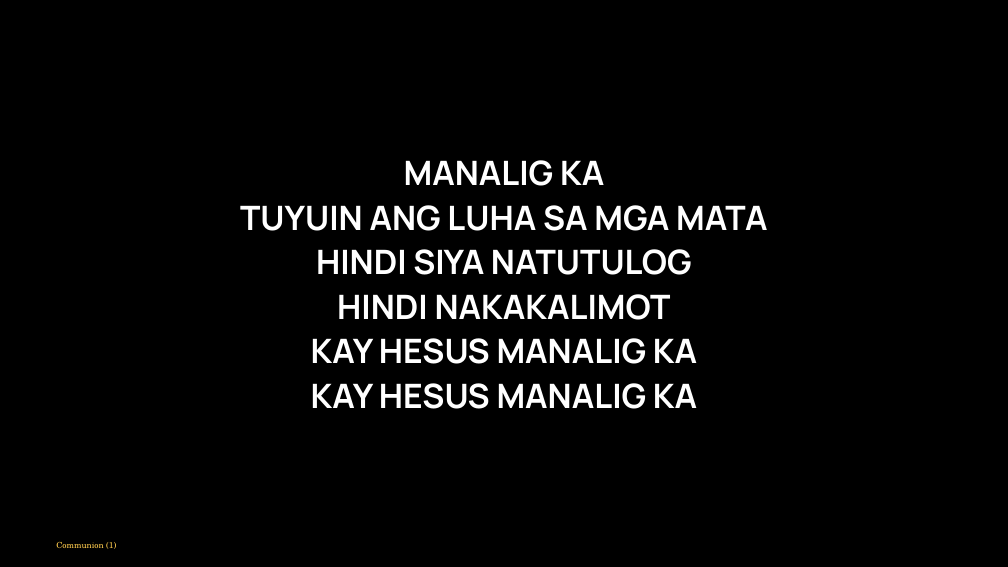
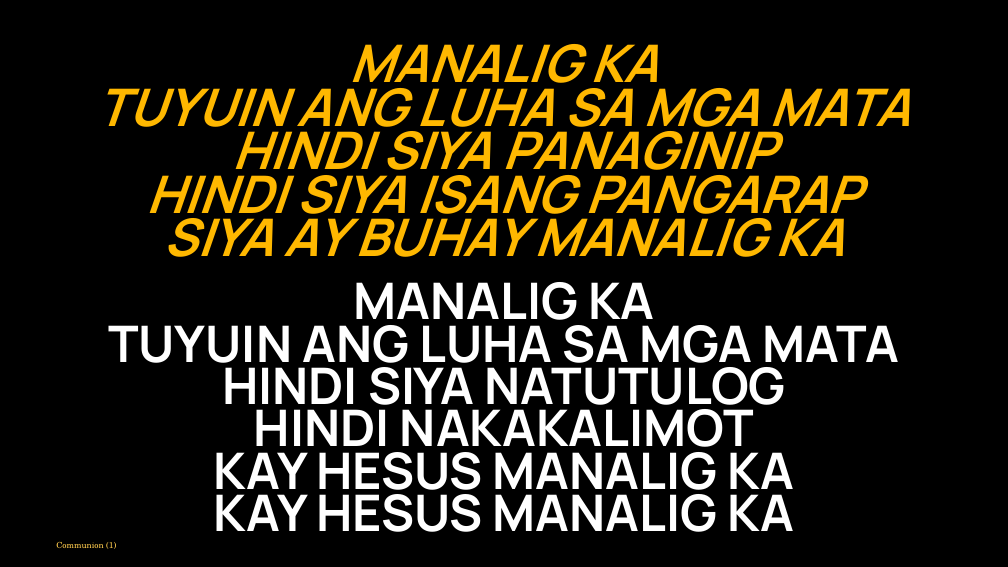
Before and after one commit to divinogabriel9/verbum, a slide deck: slide 61 of outputs/GFCC7Jun2026_TheSolemnityoftheMostHolyBodyandBloodofChrist.pptx (slide 68 before the commit). Drawn at 1008x567 pixels with LibreOffice and Linux fonts; fonts in the diff are those of the drawing. Boxes give left, top, right and bottom in pixels: in the first picture for what was removed or moved away, otherwise in the second. Text is boxed around its words. In the diff, an @@ line names an element or a change of style, - is before the commit and + after.

```diff
--- a/outputs/GFCC7Jun2026_TheSolemnityoftheMostHolyBodyandBloodofChrist.pptx
+++ b/outputs/GFCC7Jun2026_TheSolemnityoftheMostHolyBodyandBloodofChrist.pptx
@@ text added at <box>97,44,911,257</box>, 74 pt, text #FFB800, bold, italic @@
+MANALIG KA
+TUYUIN ANG LUHA SA MGA MATA
+HINDI SIYA PANAGINIP
+HINDI SIYA ISANG PANGARAP
+SIYA AY BUHAY MANALIG KA
@@ text "MANALIG KA": place and size @@
-text "MANALIG KA" at <box>240,160,767,409</box>
+text "MANALIG KA" at <box>108,282,899,532</box>
@@ text "MANALIG KA" at <box>108,282,899,532</box>: size 48 to 72 pt; line spacing 1 to 0.7; less space between paragraphs @@
```
Also in this commit, not shown: 12 other slides changed, 11 slides removed, 11 other files.
